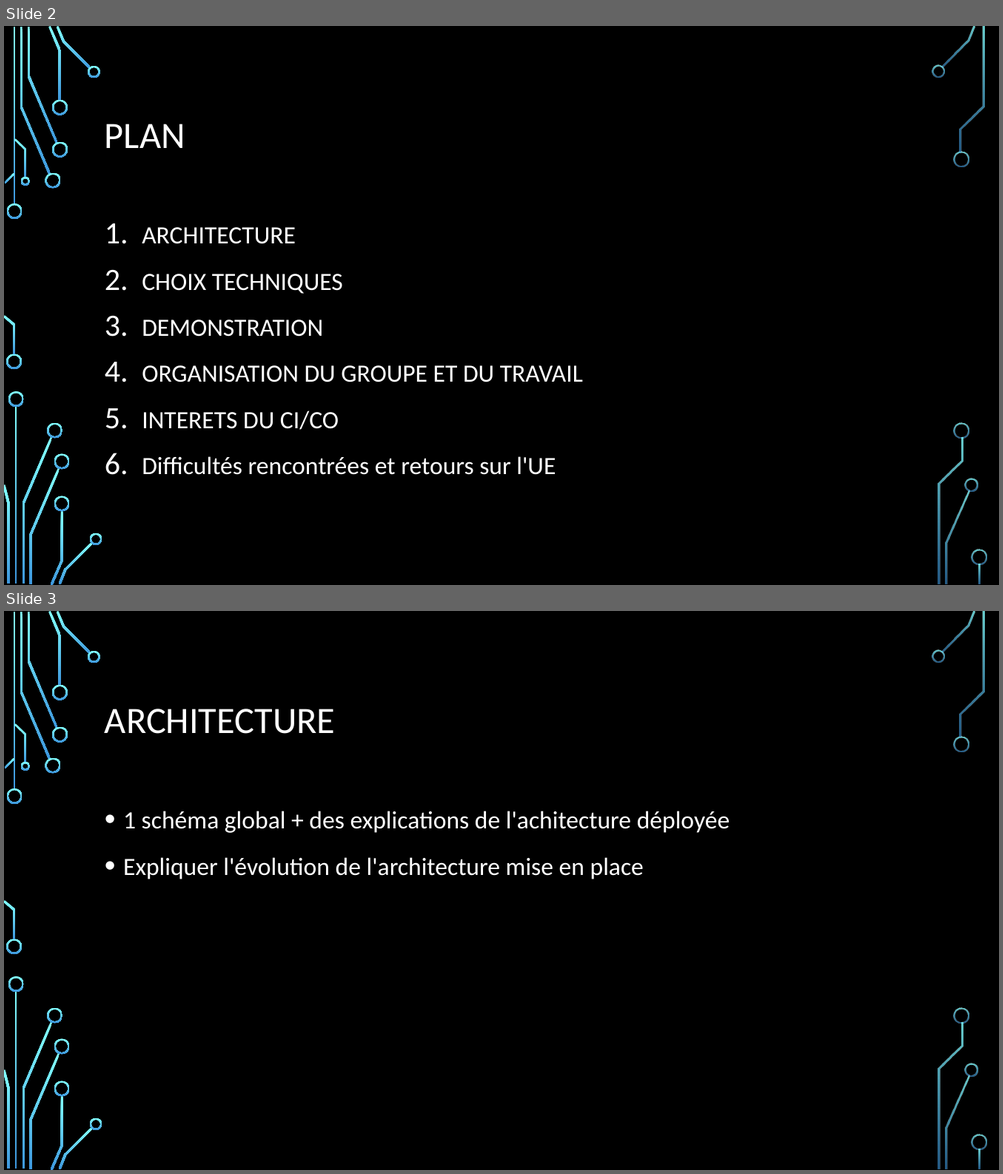
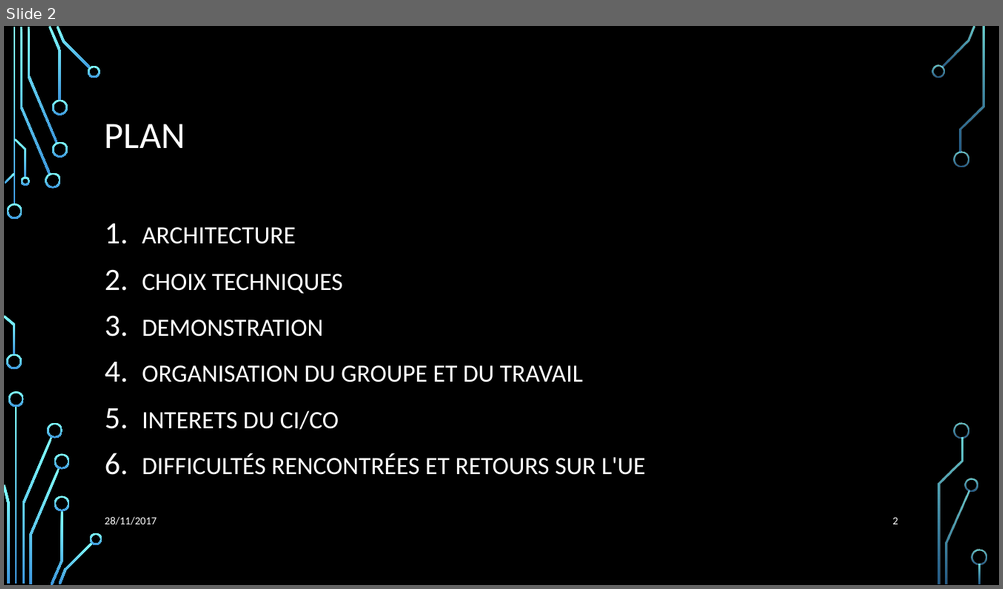
Before and after one commit to Julienbtn/cloud-project-equipe-7, a slide deck: Presentation Cloud.pptx. Shown one above the other, each under a label of ours: slides 2 and 3 before the commit, slide 2 after it. The pictures are 1003x1174 and 1003x589 pixels, drawn with LibreOffice and Linux fonts; fonts in the diff are those of the drawing; background and template pictures are left out. Boxes give left, top, right and bottom in pixels: in the first picture for what was removed or moved away, otherwise in the second. Text is boxed around its words. In the diff, an @@ line names an element or a change of style, - is before the commit and + after.

```diff
--- a/Presentation Cloud.pptx
+++ b/Presentation Cloud.pptx
@@ slide 3 removed at bbox=[4, 611, 999, 1170], background picture (left out); not listed: 36 template elements that a slide beside it also shows @@
@@ title removed at bbox=[105, 709, 335, 734] @@
-ARCHITECTURE
@@ text removed at bbox=[123, 811, 729, 880] @@
-• 1 schéma global + des explications de l'achitecture déployée
-• Expliquer l'évolution de l'architecture mise en place
@@ slide 2 changed as well @@
@@ text at bbox=[142, 454, 645, 475]: text changed @@
-6. Difficultés rencontrées et retours sur l'UE
+6. DIFFICULTÉS RENCONTRÉES ET RETOURS SUR L'UE
@@ text added at bbox=[105, 517, 156, 526], 10.5 pt, text #FFFFFF @@
+28/11/2017
@@ page number added at bbox=[892, 517, 897, 525], 10.5 pt, text #FFFFFF @@
+2
```
Also in this commit, not shown: 3 other slides changed, 9 slides added, 3 other slides removed, 2 other files.
